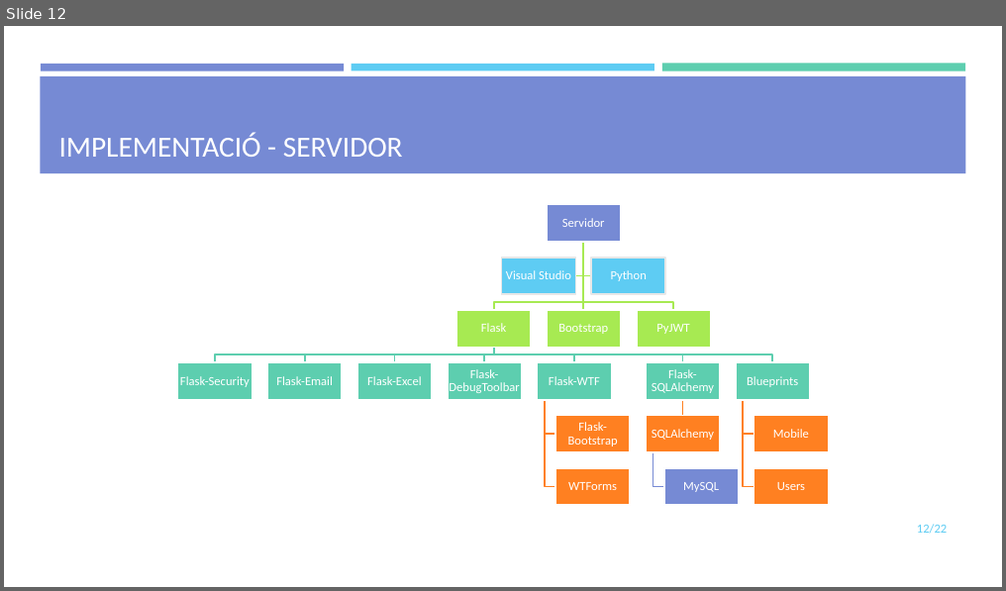
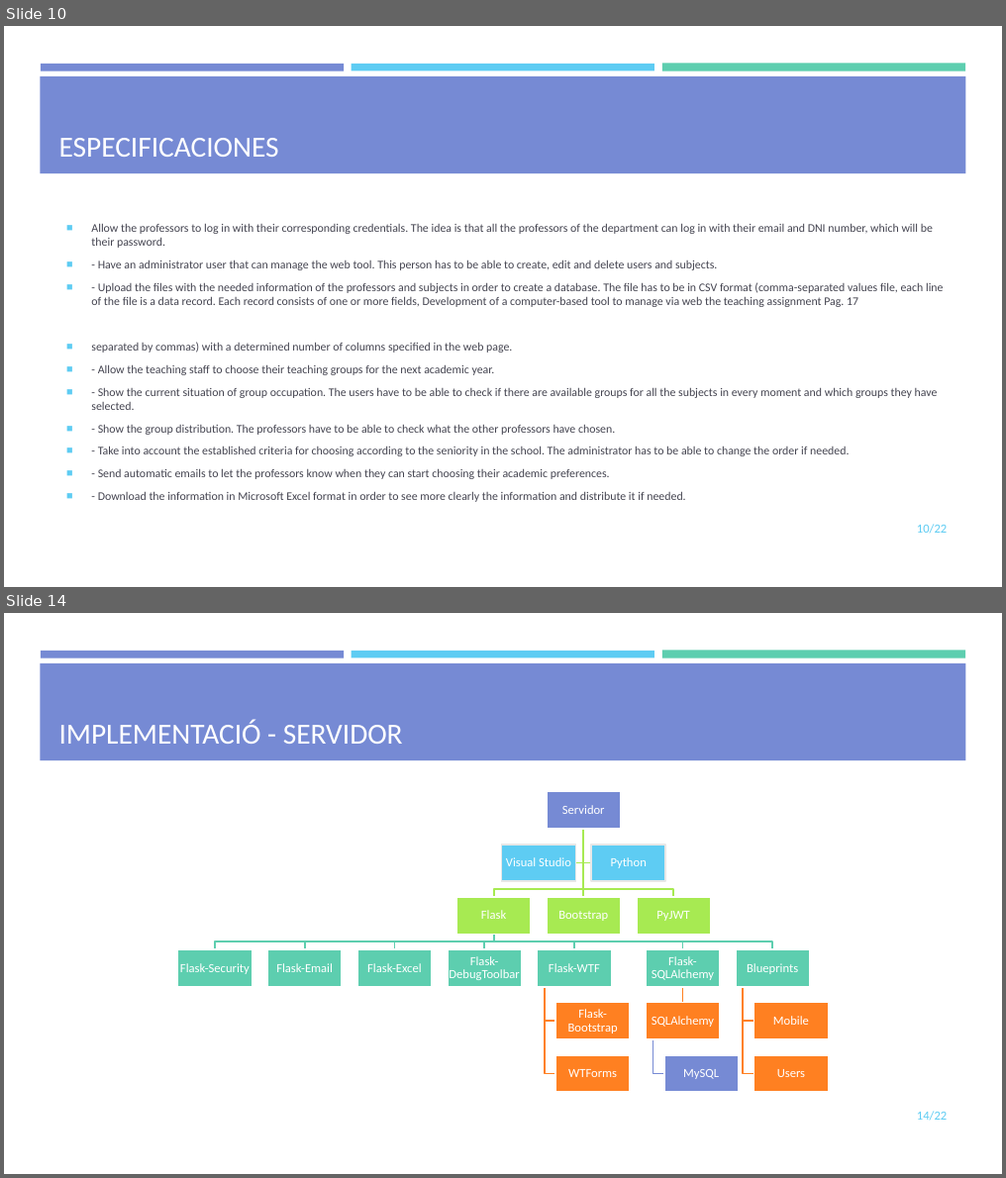
Before and after one commit to mdlunag/tfg, a slide deck: tfg_presentacio.pptx. Shown one above the other, each under a label of ours: slide 12 before the commit, slides 10 and 14 after it; the slides between them are not shown. The pictures are 1006x591 and 1006x1178 pixels, drawn with LibreOffice and Linux fonts; fonts in the diff are those of the drawing. Boxes give left, top, right and bottom in pixels: in the first picture for what was removed or moved away, otherwise in the second. Text is boxed around its words. In the diff, an @@ line names an element or a change of style, - is before the commit and + after.

```diff
--- a/tfg_presentacio.pptx
+++ b/tfg_presentacio.pptx
@@ slide 10 added at bbox=[4, 26, 1002, 587], background #FFFFFF; not listed: 4 template elements that a slide beside it also shows @@
@@ title added at bbox=[59, 138, 279, 157], 28 pt, text #FFFFFF @@
+ESPECIFICACIONES
@@ text added at bbox=[91, 223, 944, 502], 11.2 pt, text #454551 @@
+■ Allow the professors to log in with their corresponding credentials. The idea is that all the professors of the department can log in with their email and DNI number, which will be their password.
+■ - Have an administrator user that can manage the web tool. This person has to be able to create, edit and delete users and subjects.
+■ - Upload the files with the needed information of the professors and subjects in order to create a database. The file has to be in CSV format (comma-separated values file, each line of the file is a data record. Each record consists of one or more fields, Development of a computer-based tool to manage via web the teaching assignment Pag. 17
+■ separated by commas) with a determined number of columns specified in the web page.
+■ - Allow the teaching staff to choose their teaching groups for the next academic year.
+■ - Show the current situation of group occupation. The users have to be able to check if there are available groups for all the subjects in every moment and which groups they have selected.
+■ - Show the group distribution. The professors have to be able to check what the other professors have chosen.
+■ - Take into account the established criteria for choosing according to the seniority in the school. The administrator has to be able to change the order if needed.
+■ - Send automatic emails to let the professors know when they can start choosing their academic preferences.
+■ - Download the information in Microsoft Excel format in order to see more clearly the information and distribute it if needed.
@@ page number added at bbox=[917, 524, 946, 533], 12 pt, text #5ECCF3 @@
+10/22
@@ what was slide 12 is now slide 14 @@
@@ page number at bbox=[917, 1111, 946, 1120]: text changed @@
-12/22
+14/22
```
Also in this commit, not shown: 4 slides changed, 8 other slides added, 7 slides removed, 2 other files.
